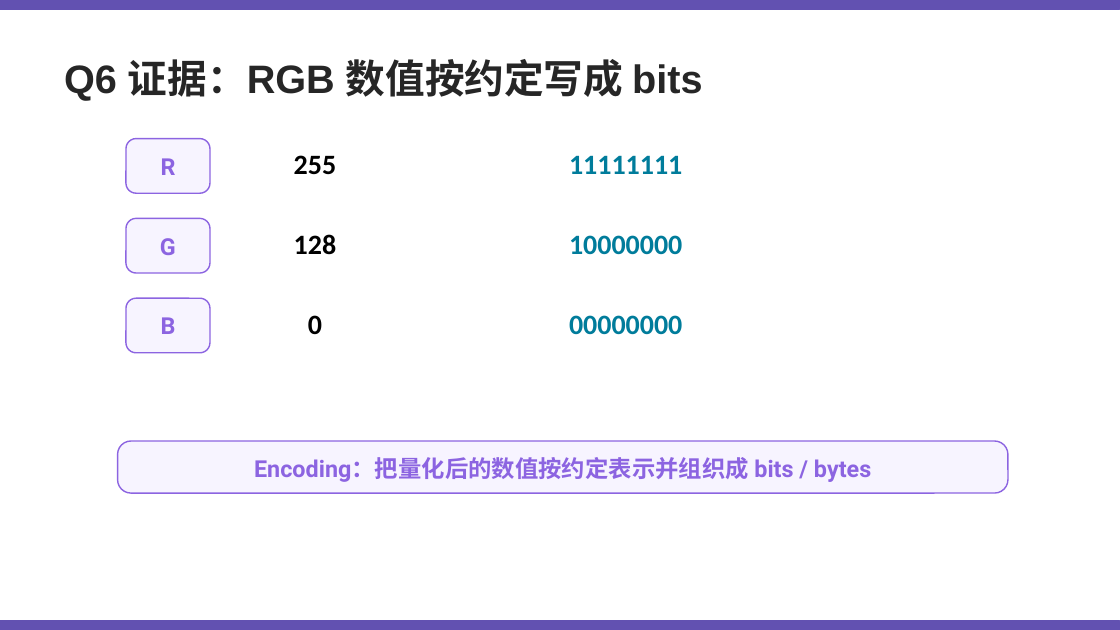
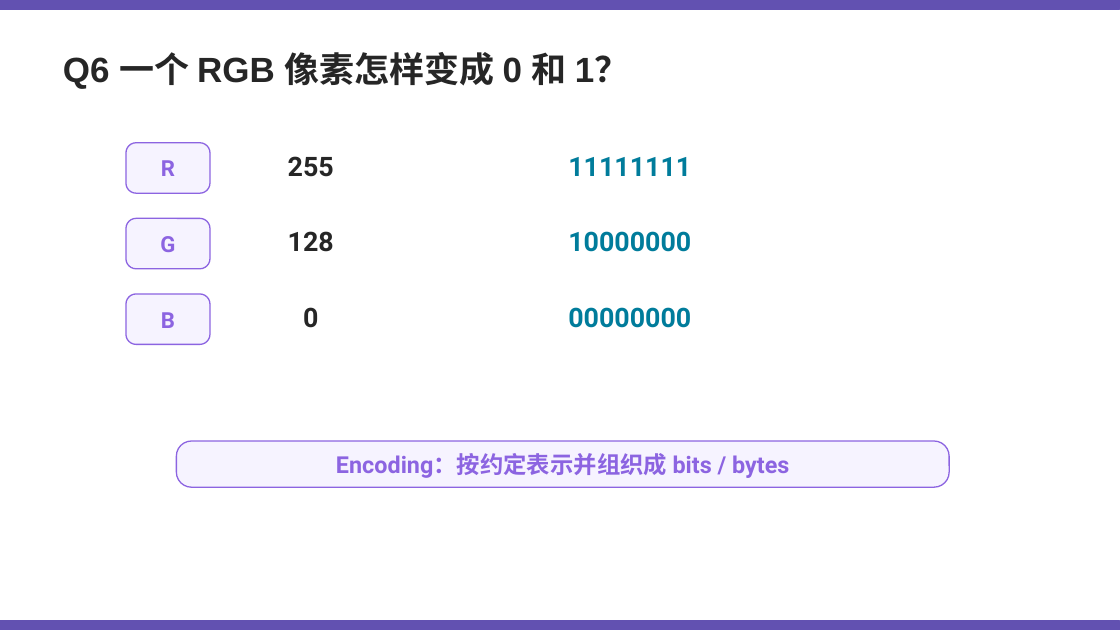
Before and after one commit to Kunonepeng/shtick, a slide deck: slide 16 of 1-2-encoding/1-2-3-image-encoding/image-encoding-v1.pptx. Drawn at 1120x630 pixels with LibreOffice and Linux fonts; fonts in the diff are those of the drawing. Boxes give left, top, right and bottom in pixels: in the first picture for what was removed or moved away, otherwise in the second. Text is boxed around its words. In the diff, an @@ line names an element or a change of style, - is before the commit and + after.

```diff
--- a/1-2-encoding/1-2-3-image-encoding/image-encoding-v1.pptx
+++ b/1-2-encoding/1-2-3-image-encoding/image-encoding-v1.pptx
@@ text at box(63, 52, 629, 89): text changed; size 34 to 30 pt @@
-Q6 证据：RGB 数值按约定写成 bits
+Q6 一个 RGB 像素怎样变成 0 和 1？
@@ rounded rectangle: place and size @@
-rounded rectangle at box(126, 139, 210, 193)
+rounded rectangle at box(126, 143, 210, 193)
@@ rounded rectangle: place and size @@
-rounded rectangle at box(126, 218, 210, 273)
+rounded rectangle at box(126, 218, 210, 269)
@@ rounded rectangle: place and size @@
-rounded rectangle at box(126, 298, 210, 353)
+rounded rectangle at box(126, 294, 210, 344)
@@ size 20 to 19 pt in 3 elements at box(161, 160, 175, 176), box(160, 236, 175, 252), box(161, 312, 175, 328) @@
@@ size 24 to 23 pt, font Calibri to Roboto, text colour #000000 to #262626 in 3 elements at box(288, 156, 334, 177), box(288, 231, 334, 252), box(303, 307, 318, 328) @@
@@ text "0": place and size @@
-text "0" at box(308, 315, 322, 334)
+text "0" at box(303, 307, 318, 328)
@@ size 24 to 23 pt, font Calibri to Roboto in 3 elements at box(568, 157, 691, 176), box(568, 231, 691, 252), box(568, 307, 691, 328) @@
@@ text "00000000": place and size @@
-text "00000000" at box(569, 315, 682, 335)
+text "00000000" at box(568, 307, 691, 328)
@@ fill #F7F4FF to #F6F3FF; outline #8C64E1 1.2 pt to #8C64E1 1.1 pt; proportions changed in 4 elements at box(126, 143, 210, 193), box(126, 218, 210, 269), box(126, 294, 210, 344), box(176, 441, 949, 487) @@
@@ rounded rectangle: place and size @@
-rounded rectangle at box(118, 441, 1008, 493)
+rounded rectangle at box(176, 441, 949, 487)
@@ text at box(336, 453, 789, 478): text changed @@
-Encoding：把量化后的数值按约定表示并组织成 bits / bytes
+Encoding：按约定表示并组织成 bits / bytes
```
Also in this commit, not shown: 20 other slides changed, 3 slides added, 3 slides removed, 7 other files.
